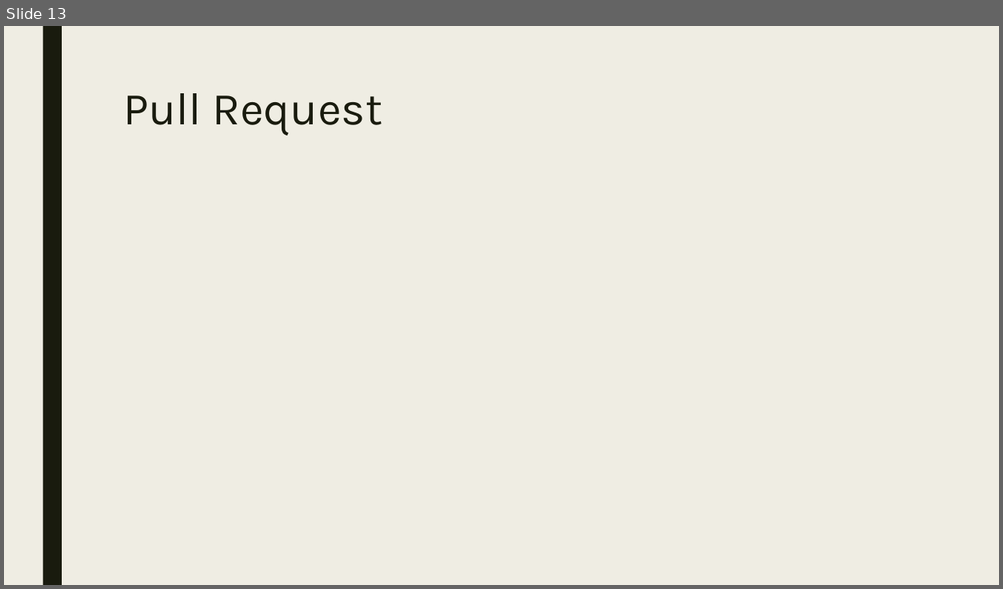
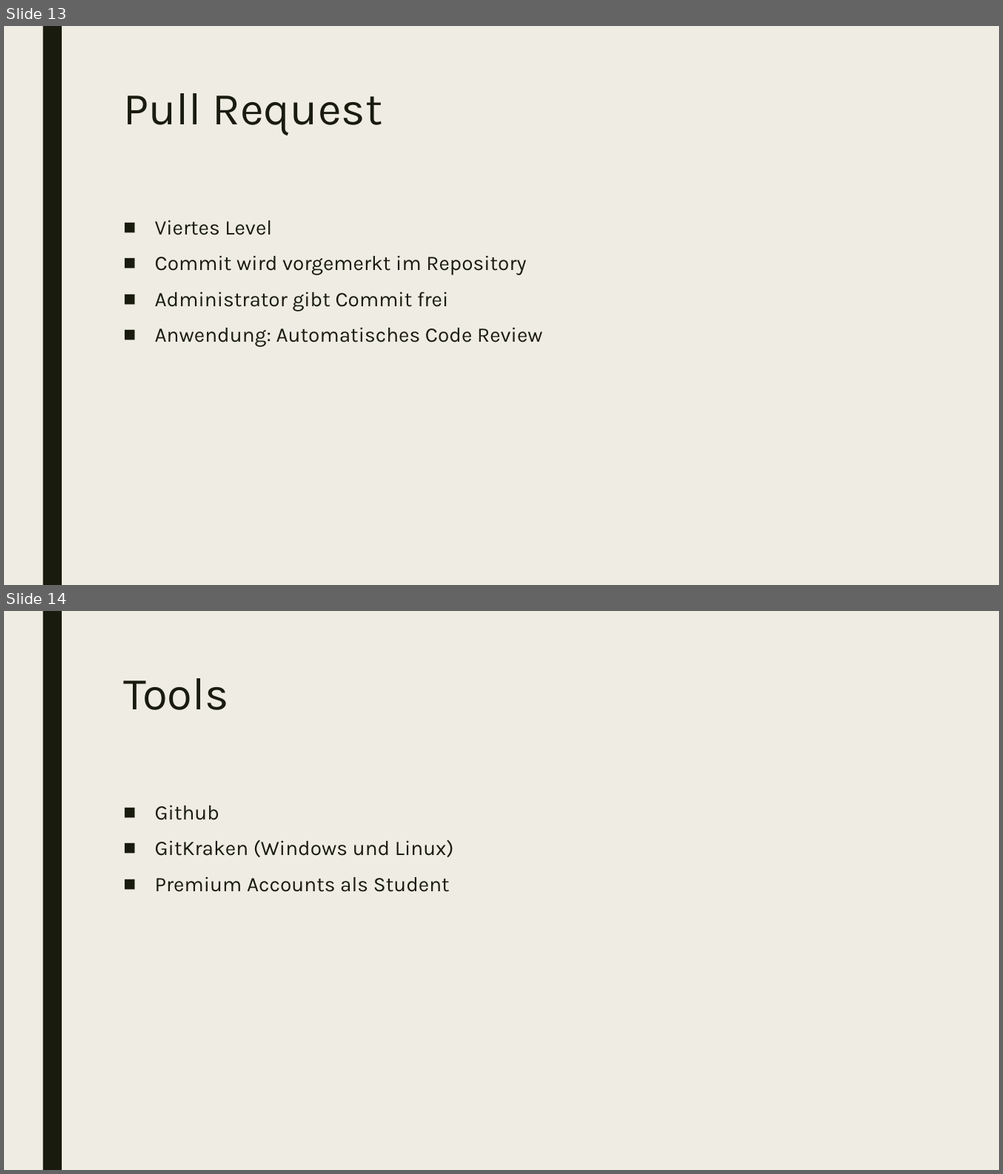
Before and after one commit to marcretzlaff/projektarbeit, a slide deck: GIT.pptx. Shown one above the other, each under a label of ours: slide 13 before the commit, slides 13 and 14 after it. The pictures are 1003x589 and 1003x1174 pixels, drawn with LibreOffice and Linux fonts; fonts in the diff are those of the drawing. Boxes give left, top, right and bottom in pixels: in the first picture for what was removed or moved away, otherwise in the second. Text is boxed around its words. In the diff, an @@ line names an element or a change of style, - is before the commit and + after.

```diff
--- a/GIT.pptx
+++ b/GIT.pptx
@@ slide 14 added at (4,611,999,1170), background #EFEDE3; not listed: 1 template element that a slide beside it also shows @@
@@ title added at (123,678,229,710), 44 pt, text #191B0E @@
+Tools
@@ text added at (155,805,454,892), 20 pt, text #191B0E @@
+■ Github
+■ GitKraken (Windows und Linux)
+■ Premium Accounts als Student
@@ slide 13 changed as well @@
@@ text added at (155,220,543,347), 20 pt, text #191B0E @@
+■ Viertes Level
+■ Commit wird vorgemerkt im Repository
+■ Administrator gibt Commit frei
+■ Anwendung: Automatisches Code Review
```
Also in this commit, not shown: 5 other slides changed, 8 other slides added, 8 slides removed.
